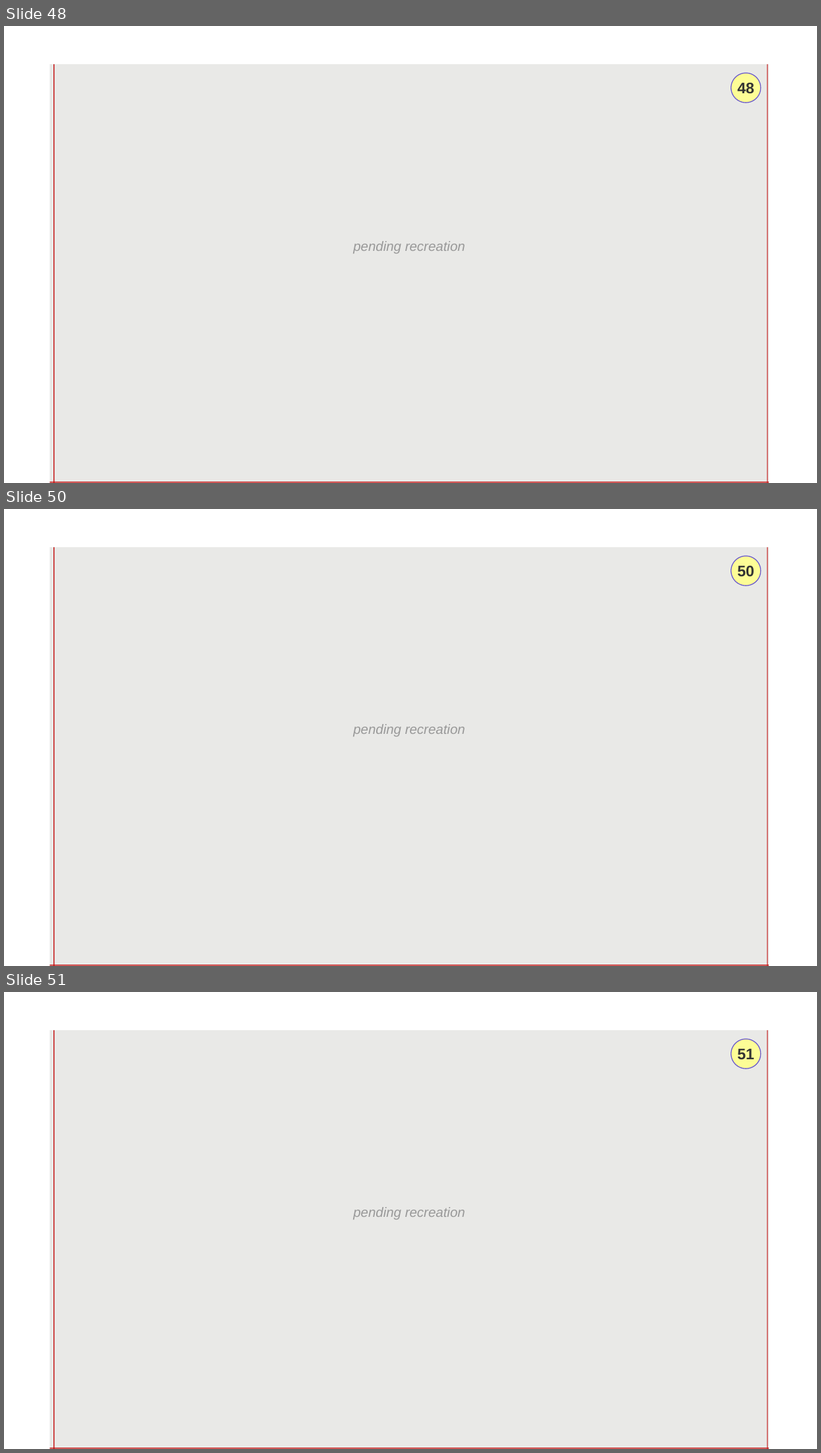
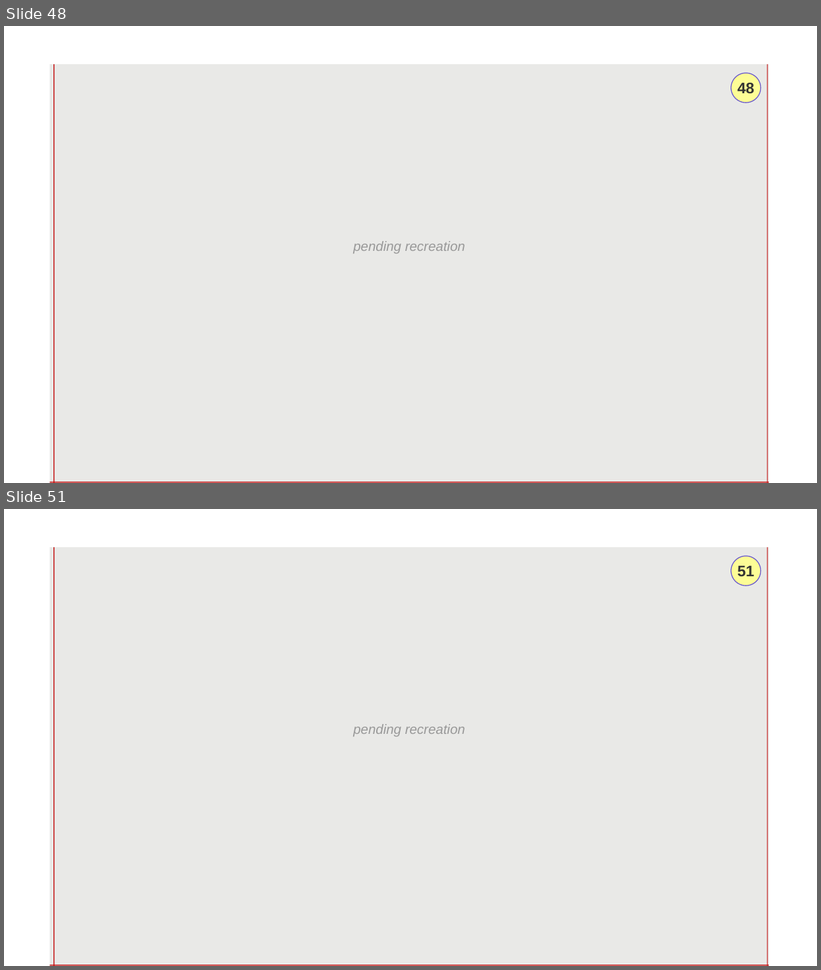
Before and after one commit to ahmedhosnypro/ai_llm_slides, a slide deck: videos/machine-learning/03_ridger_regression_gradient_descent/recreated_pptx/03_ridger_regression_gradient_descent_final.pptx. Shown one above the other, each under a label of ours: slides 48, 50 and 51 before the commit, slides 48 and 51 after it; the slides between them are not shown. The pictures are 821x1453 and 821x970 pixels, drawn with LibreOffice and Linux fonts; fonts in the diff are those of the drawing. Boxes give left, top, right and bottom in pixels: in the first picture for what was removed or moved away, otherwise in the second. Text is boxed around its words. In the diff, an @@ line names an element or a change of style, - is before the commit and + after.

```diff
--- a/videos/machine-learning/03_ridger_regression_gradient_descent/recreated_pptx/03_ridger_regression_gradient_descent_final.pptx
+++ b/videos/machine-learning/03_ridger_regression_gradient_descent/recreated_pptx/03_ridger_regression_gradient_descent_final.pptx
@@ slide 50 removed at [4,509,817,966], background #FFFFFF @@
@@ rectangle removed at [50,547,769,966] @@
@@ rectangle removed at [54,547,54,966] @@
@@ rectangle removed at [767,547,768,966] @@
@@ ellipse removed at [731,556,761,586] @@
@@ text removed at [737,566,754,577] @@
-50
@@ text removed at [353,724,465,737] @@
-pending recreation
@@ rectangle removed at [50,965,769,966] @@
```
Also in this commit, not shown: 3 slides changed, 1 slide added, 1 other file.
